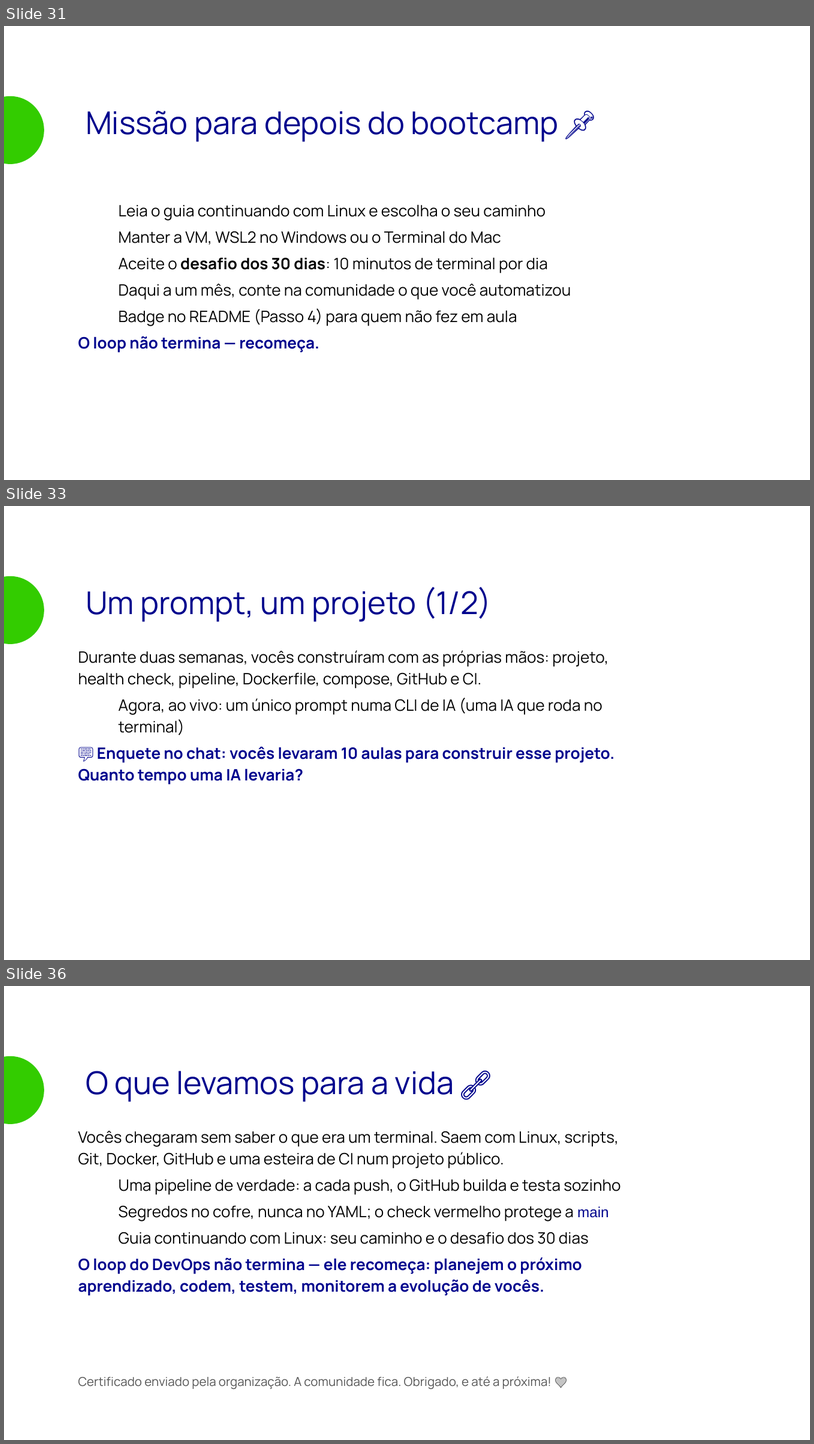
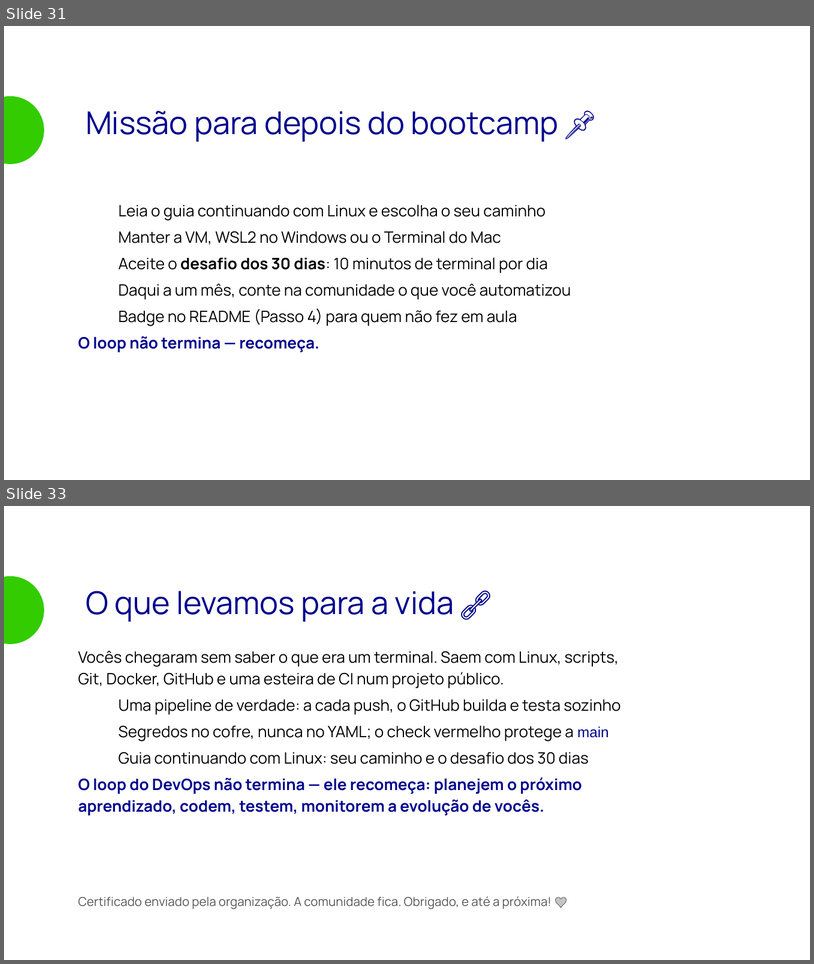
Before and after one commit to matera-vrn/bootcamp-devops-2026, a slide deck: aulas/aula-10-github-actions/slides/aula-10.odp. Shown one above the other, each under a label of ours: slides 31, 33 and 36 before the commit, slides 31 and 33 after it; the slides between them are not shown. The pictures are 814x1444 and 814x964 pixels, drawn with LibreOffice and Linux fonts; fonts in the diff are those of the drawing; background and template pictures are left out. Boxes give left, top, right and bottom in pixels: in the first picture for what was removed or moved away, otherwise in the second. Text is boxed around its words. In the diff, an @@ line names an element or a change of style, - is before the commit and + after.

```diff
--- a/aulas/aula-10-github-actions/slides/aula-10.odp
+++ b/aulas/aula-10-github-actions/slides/aula-10.odp
@@ slide 33 removed at box(4, 506, 810, 960), background picture (left out) @@
@@ ellipse removed at box(4, 576, 44, 644) @@
@@ text removed at box(86, 586, 492, 622) @@
-Um prompt, um projeto (1/2)
@@ text removed at box(78, 650, 615, 784) @@
-Durante duas semanas, vocês construíram com as próprias mãos: projeto, health check, pipeline, Dockerfile, compose, GitHub e CI.
-● Agora, ao vivo: um único prompt numa CLI de IA (uma IA que roda no terminal)
-💬 Enquete no chat: vocês levaram 10 aulas para construir esse projeto. Quanto tempo uma IA levaria?
@@ what was slide 36 is now slide 33 @@
```
Also in this commit, not shown: 2 slides changed, 2 other slides removed, 9 other files.
